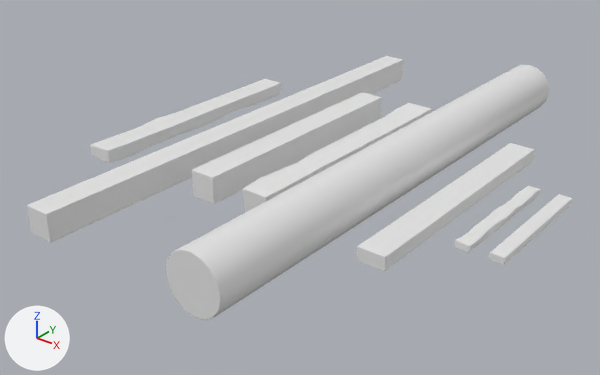
Before and after pictures for a commit that changed the FBX model Assets/_Root/Models/WoodenStuff/WoodenStuff.fbx.
Before and after are seen from a 50 mm lens placed at (2.72, -4.51, 2.53), pointed at (-0.66, -0.28, -0.09). The axes (+X, +Y, +Z) are drawn at lower left. The lights are the same throughout. The older version comes first. Where no turn or scale is listed for an object, it has been applied to the vertices.

The older version as bpy lines, for what is in view:
```python
ob_wood_1m = bpy.data.objects.new('Wood_1m', me_plane_021)
ob_wood_1m.location = (0.992, 0.0, 0.0)
ob_wood_1m_bent = bpy.data.objects.new('Wood_1m_bent', me_plane_022)
ob_wood_1m_bent.location = (0.768, 0.0, 0.0)
ob_wood_2m = bpy.data.objects.new('Wood_2m', me_plane_023)
ob_wood_2m.location = (0.439, 0.0, 0.0)
ob_wood_2m_bent = bpy.data.objects.new('Wood_2m_bent', me_plane_026)
ob_wood_2m_bent.location = (-1.994, 0.0, 0.0)
ob_wood_2m_square = bpy.data.objects.new('Wood_2m_Square', me_plane_024)
ob_wood_2m_square.location = (-0.919, 0.0, 0.0)
ob_wood_2m_square_bent = bpy.data.objects.new('Wood_2m_Square_bent', me_plane_025)
ob_wood_2m_square_bent.location = (-0.459, 0.0, -0.001)
ob_wood_4m_square = bpy.data.objects.new('Wood_4m_Square', me_plane_027)
ob_wood_4m_square.location = (-1.339, 0.0, 0.0)
ob_wood_circularlog = bpy.data.objects.new('Wood_CircularLog', me_cube_005)
ob_wood_circularlog.location = (0.0, 0.0, 0.0)
```
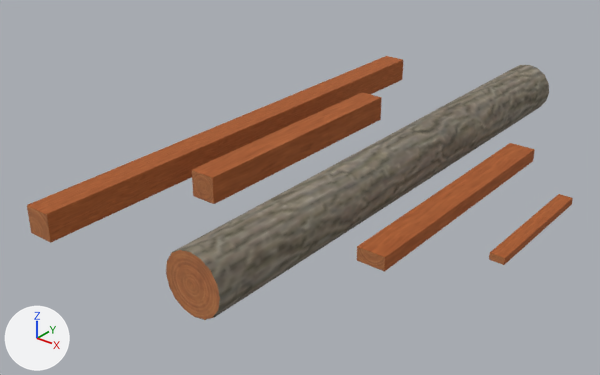
The change, as a diff of the scene's bpy script:
```diff
--- a/Assets/_Root/Models/WoodenStuff/WoodenStuff.fbx.py
+++ b/Assets/_Root/Models/WoodenStuff/WoodenStuff.fbx.py
@@ img_trimfinal_basecolor_png @@
+img_trimfinal_basecolor_png = load_image('TrimFinal_BaseColor.png', '../../Textures/TrimTextures/TrimFinal_BaseColor.png', 4096, 4096, 'sRGB')
@@ mat_trimmaterial @@
+mat_trimmaterial = principled_material('TrimMaterial')
+mat_trimmaterial.texture = img_trimfinal_basecolor_png
+mat_trimmaterial.roughness = 1.0
@@ me_plane_024 @@
 me_plane_024.from_pydata(...)  # 24 vertices, 26 faces; spans x -0.1..0.1, y -1.0..1.0, z 0.01..0.21
 # used by ob_wood_2m_square; location = (-0.919, 0.0, 0.0)
+# me_plane_024 part 1
+# 14 faces are deleted
+# 14 new faces join them
+# me_plane_024 part 2: 14 faces spanning x -0.1..0.1, y -1.0..1.0, z 0.01..0.21 switch from no material to mat_trimmaterial (picture img_trimfinal_basecolor_png)
@@ me_cube_005 @@
 me_cube_005.from_pydata(...)  # 82 vertices, 80 faces; spans x -0.2..0.2, y -2.0..2.0, z 0.0..0.4
 # used by ob_wood_circularlog; location = (0.0, 0.0, 0.0)
+# me_cube_005 part 7: texture (UV) coordinates of 80 of 80 faces, centred in x -0.19..0.19, y -2.0..2.0, z 0.0..0.39, changed; they spanned u 0.01..0.96, v 0.01..0.93 and now span u 0.11..0.98, v 0.02..0.89
+me_cube_005.materials.append(mat_trimmaterial)  # picture img_trimfinal_basecolor_png
@@ me_plane_023 @@
 me_plane_023.from_pydata(...)  # 24 vertices, 26 faces; spans x -0.1..0.1, y -1.0..1.0, z 0.0..0.1
 # used by ob_wood_2m; location = (0.439, 0.0, 0.0)
+# me_plane_023 part 5: texture (UV) coordinates of 26 of 26 faces, centred in x -0.1..0.1, y -1.0..1.0, z 0.0..0.1, changed; they spanned u 0.51..0.69, v 0.49..0.95 and now span u 0.64..0.95, v 0.03..0.99
+me_plane_023.materials.append(mat_trimmaterial)  # picture img_trimfinal_basecolor_png
@@ me_plane_027 @@
 me_plane_027.from_pydata(...)  # 24 vertices, 26 faces; spans x -0.1..0.1, y -2.0..2.0, z 0.01..0.21
 # used by ob_wood_4m_square; location = (-1.339, 0.0, 0.0)
+# me_plane_027 part 3
+# 14 faces are deleted
+# 14 new faces join them
+# me_plane_027 part 4: 14 faces spanning x -0.1..0.1, y -2.0..2.0, z 0.01..0.21 switch from no material to mat_trimmaterial (picture img_trimfinal_basecolor_png)
@@ me_plane_021 @@
 me_plane_021.from_pydata(...)  # 24 vertices, 26 faces; spans x -0.05..0.05, y -0.5..0.5, z 0.004..0.054
 # used by ob_wood_1m; location = (0.992, 0.0, 0.0)
+# me_plane_021 part 6: texture (UV) coordinates of 26 of 26 faces, centred in x -0.05..0.05, y -0.5..0.5, z 0.004..0.054, changed; they spanned u 0.69..0.98, v 0.49..0.79 and now span u 0.37..0.96, v 0.05..1.0
+me_plane_021.materials.append(mat_trimmaterial)  # picture img_trimfinal_basecolor_png
@@ ob_wood_1m_bent @@
-ob_wood_1m_bent = bpy.data.objects.new('Wood_1m_bent', me_plane_022)
-ob_wood_1m_bent.location = (0.768, 0.0, 0.0)
@@ ob_wood_2m_square_bent @@
-ob_wood_2m_square_bent = bpy.data.objects.new('Wood_2m_Square_bent', me_plane_025)
-ob_wood_2m_square_bent.location = (-0.459, 0.0, -0.001)
@@ ob_wood_2m_bent @@
-ob_wood_2m_bent = bpy.data.objects.new('Wood_2m_bent', me_plane_026)
-ob_wood_2m_bent.location = (-1.994, 0.0, 0.0)
```

Changed parts and their boxes (x1, y1, x2, y2) in the pictures (600 x 375 px; the box of a moved part takes in the faces that stretch with it):
'Wood_CircularLog', recoloured, surface changed (darker)
    both: (166, 65, 549, 320)
'Wood_2m', recoloured, surface changed (white to brown)
    both: (357, 143, 535, 272)
'Wood_2m_bent', deleted
    before: (90, 79, 282, 163)
'Wood_2m_Square_bent', deleted
    before: (243, 103, 431, 212)
'Wood_1m', recoloured, surface changed (white to brown)
    both: (489, 194, 573, 265)
'Wood_1m_bent', deleted
    before: (455, 186, 541, 253)
part 1 of me_plane_024, moved or reshaped
    both: (192, 98, 382, 204)
part 2 of me_plane_024, recoloured (white to brown)
    both: (192, 92, 381, 178)
part 3 of me_plane_027, moved or reshaped
    both: (27, 61, 403, 242)
part 4 of me_plane_027, recoloured
    both: (28, 56, 403, 243)
